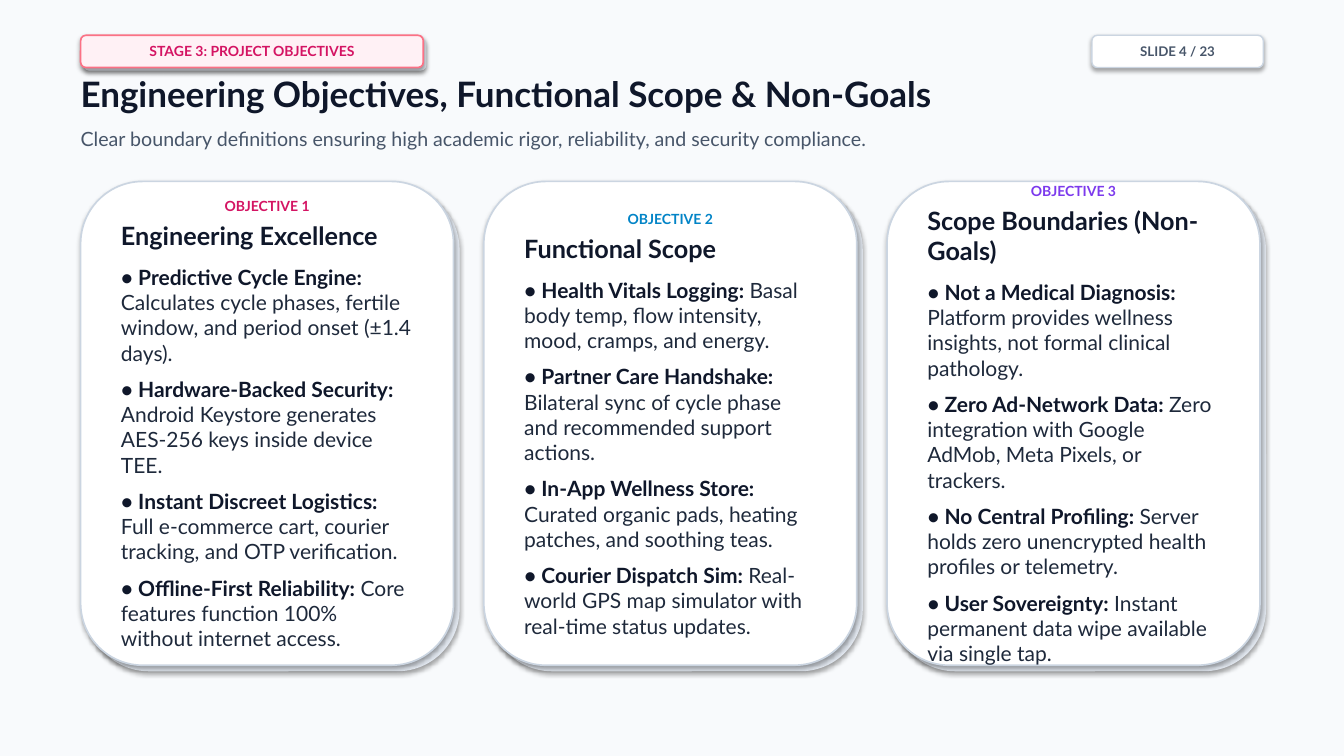
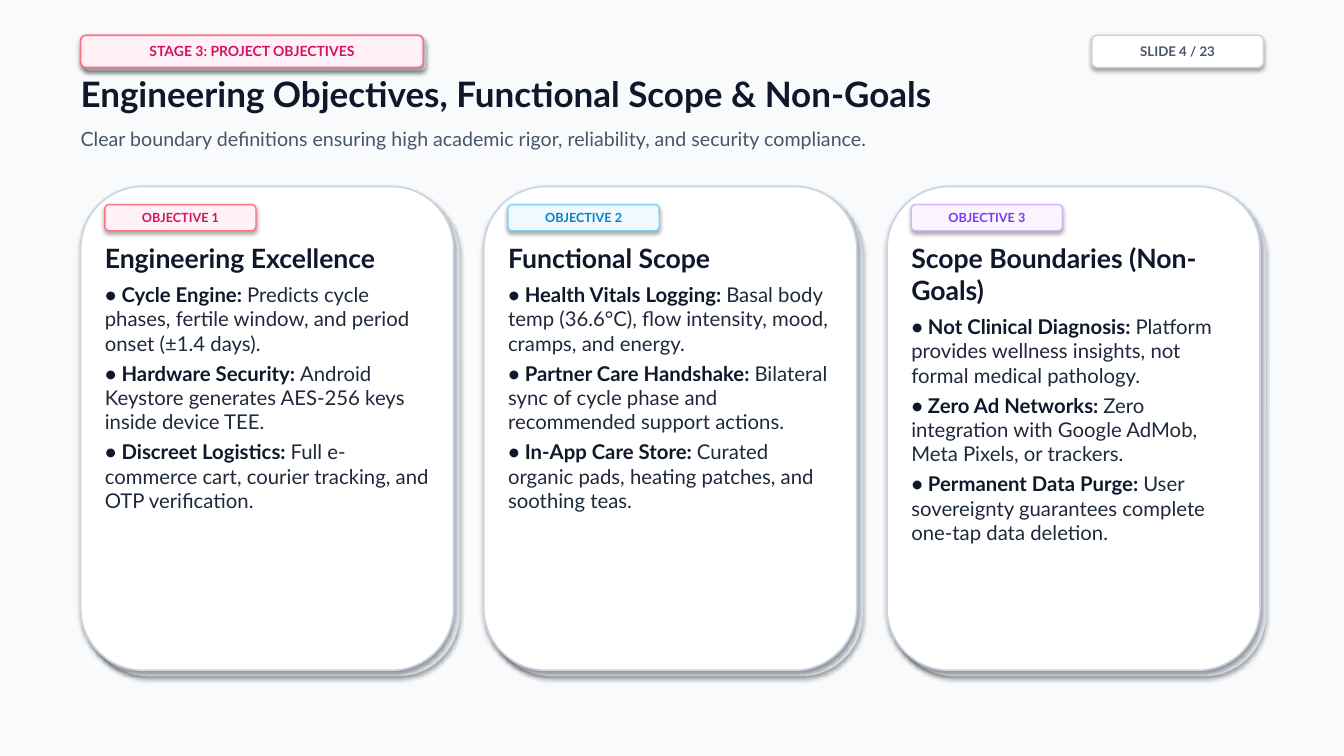
Before and after one commit to cyclecarehelpcenter-sudo/CycleCare, a slide deck: slide 4 of CycleCare_Project_Presentation.pptx. Drawn at 1344x756 pixels with LibreOffice and Linux fonts; fonts in the diff are those of the drawing. Boxes give left, top, right and bottom in pixels: in the first picture for what was removed or moved away, otherwise in the second. Text is boxed around its words. In the diff, an @@ line names an element or a change of style, - is before the commit and + after.

```diff
--- a/CycleCare_Project_Presentation.pptx
+++ b/CycleCare_Project_Presentation.pptx
@@ rounded rectangle: place and size @@
-rounded rectangle at (81, 181, 454, 665)
+rounded rectangle at (81, 187, 454, 670)
@@ rounded rectangle: place and size @@
-rounded rectangle at (87, 188, 460, 671)
+rounded rectangle at (87, 193, 460, 677)
@@ rounded rectangle added at (105, 205, 256, 231), fill #FFF1F5, outline #FB7185 1 pt, 9 pt, text #D41463, bold @@
+OBJECTIVE 1
@@ text in rounded rectangle at (121, 200, 411, 646): text removed @@
-OBJECTIVE 1
-Engineering Excellence
-• Predictive Cycle Engine: Calculates cycle phases, fertile window, and period onset (±1.4 days).
-• Hardware-Backed Security: Android Keystore generates AES-256 keys inside device TEE.
-• Instant Discreet Logistics: Full e-commerce cart, courier tracking, and OTP verification.
-• Offline-First Reliability: Core features function 100% without internet access.
@@ rounded rectangle: place and size @@
-rounded rectangle at (490, 188, 863, 671)
+rounded rectangle at (484, 187, 857, 670)
@@ rounded rectangle at (484, 187, 857, 670): fill #E2E8F0 to #FFFFFF; outline none to #CBD5E1 1.2 pt @@
@@ rounded rectangle: place and size @@
-rounded rectangle at (893, 188, 1266, 671)
+rounded rectangle at (490, 193, 863, 677)
@@ rounded rectangle added at (508, 205, 659, 231), fill #F0F9FF, outline #7DD3FC 1 pt, 9 pt, text #0284C7, bold @@
+OBJECTIVE 2
@@ rounded rectangle added at (887, 187, 1260, 670), fill #FFFFFF, outline #CBD5E1 1.2 pt @@
@@ rounded rectangle: place and size @@
-rounded rectangle at (887, 181, 1260, 665)
+rounded rectangle at (893, 193, 1266, 677)
@@ rounded rectangle at (893, 193, 1266, 677): fill #FFFFFF to #E2E8F0; outline #CBD5E1 1.2 pt to none @@
@@ rounded rectangle added at (911, 205, 1063, 231), fill #FAF5FF, outline #D8B4FE 1 pt, 9 pt, text #7C3AED, bold @@
+OBJECTIVE 3
@@ text in rounded rectangle at (927, 185, 1211, 666): text removed @@
-OBJECTIVE 3
-Scope Boundaries (Non-Goals)
-• Not a Medical Diagnosis: Platform provides wellness insights, not formal clinical pathology.
-• Zero Ad-Network Data: Zero integration with Google AdMob, Meta Pixels, or trackers.
-• No Central Profiling: Server holds zero unencrypted health profiles or telemetry.
-• User Sovereignty: Instant permanent data wipe available via single tap.
@@ text at (628, 213, 713, 224): paragraph removed @@
-OBJECTIVE 2
@@ text added at (105, 248, 429, 508), 14.5 pt, text #1E293B @@
+Engineering Excellence
+• Cycle Engine: Predicts cycle phases, fertile window, and period onset (±1.4 days).
+• Hardware Security: Android Keystore generates AES-256 keys inside device TEE.
+• Discreet Logistics: Full e-commerce cart, courier tracking, and OTP verification.
@@ text at (508, 248, 828, 433): size 18 to 19 pt in "Functional Scope"; size 15 to 14.5 pt in "• Partner Care Handshake: Bilateral sync of ..."; less space between paragraphs @@
@@ text "Functional Scope": place and size @@
-text "Functional Scope" at (484, 181, 857, 665)
+text "Functional Scope" at (508, 248, 828, 512)
@@ text "Functional Scope" at (508, 248, 828, 512): vertical alignment middle to top; fill #FFFFFF to none; outline #CBD5E1 1.2 pt to none; shadow off @@
@@ text added at (911, 247, 1212, 544), 14.5 pt, text #1E293B @@
+Scope Boundaries (Non-Goals)
+• Not Clinical Diagnosis: Platform provides wellness insights, not formal medical pathology.
+• Zero Ad Networks: Zero integration with Google AdMob, Meta Pixels, or trackers.
+• Permanent Data Purge: User sovereignty guarantees complete one-tap data deletion.
@@ text at (508, 287, 828, 355): text changed; size 15 to 14.5 pt @@
-• Health Vitals Logging: Basal body temp, flow intensity, mood, cramps, and energy.
+• Health Vitals Logging: Basal body temp (36.6°C), flow intensity, mood, cramps, and energy.
@@ text at (508, 444, 814, 512): text changed; size 15 to 14.5 pt @@
-• In-App Wellness Store: Curated organic pads, heating patches, and soothing teas.
-• Courier Dispatch Sim: Real-world GPS map simulator with real-time status updates.
+• In-App Care Store: Curated organic pads, heating patches, and soothing teas.
```
Also in this commit, not shown: 22 other slides changed, 32 other files.
